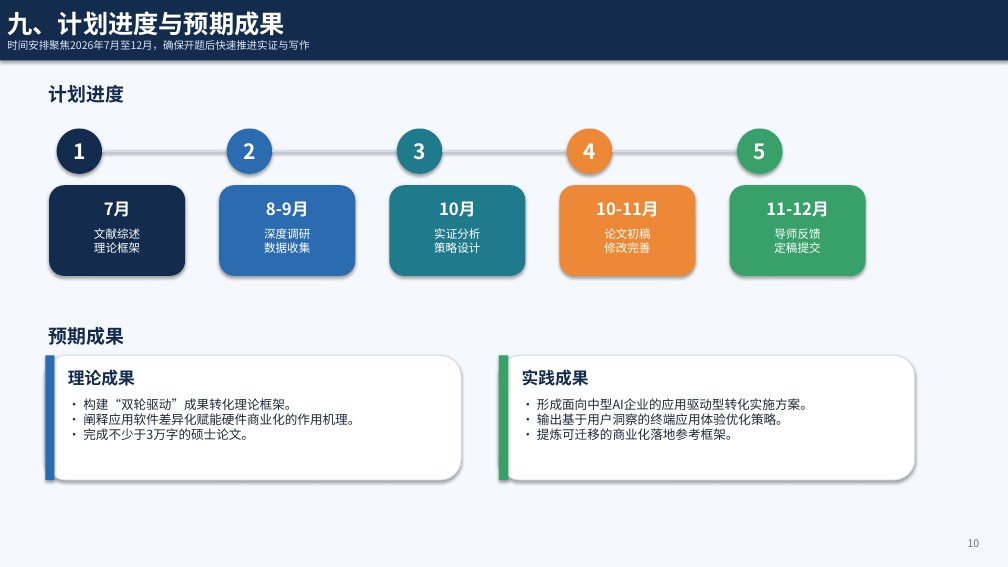
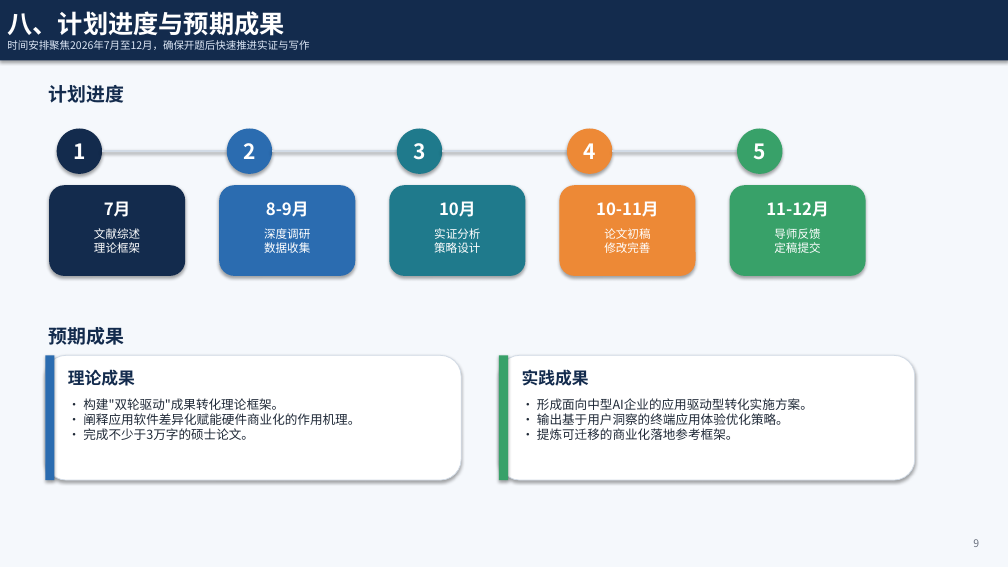
Before and after one commit to liang1wang/test, a slide deck: slide 9 of T公司AI应用软件技术成果转化策略研究_开题汇报.pptx (slide 10 before the commit). Drawn at 1008x567 pixels with LibreOffice and Linux fonts; fonts in the diff are those of the drawing. Boxes give left, top, right and bottom in pixels: in the first picture for what was removed or moved away, otherwise in the second. Text is boxed around its words. In the diff, an @@ line names an element or a change of style, - is before the commit and + after.

```diff
--- a/T公司AI应用软件技术成果转化策略研究_开题汇报.pptx
+++ b/T公司AI应用软件技术成果转化策略研究_开题汇报.pptx
@@ text in rectangle at (7,11,284,41): text changed @@
-九、计划进度与预期成果
+八、计划进度与预期成果
@@ text at (83,398,284,410): text changed @@
-• 构建“双轮驱动”成果转化理论框架。
+• 构建"双轮驱动"成果转化理论框架。
@@ text at (973,539,979,547): text changed @@
-10
+9
```
Also in this commit, not shown: 9 other slides changed, 1 slide removed.
